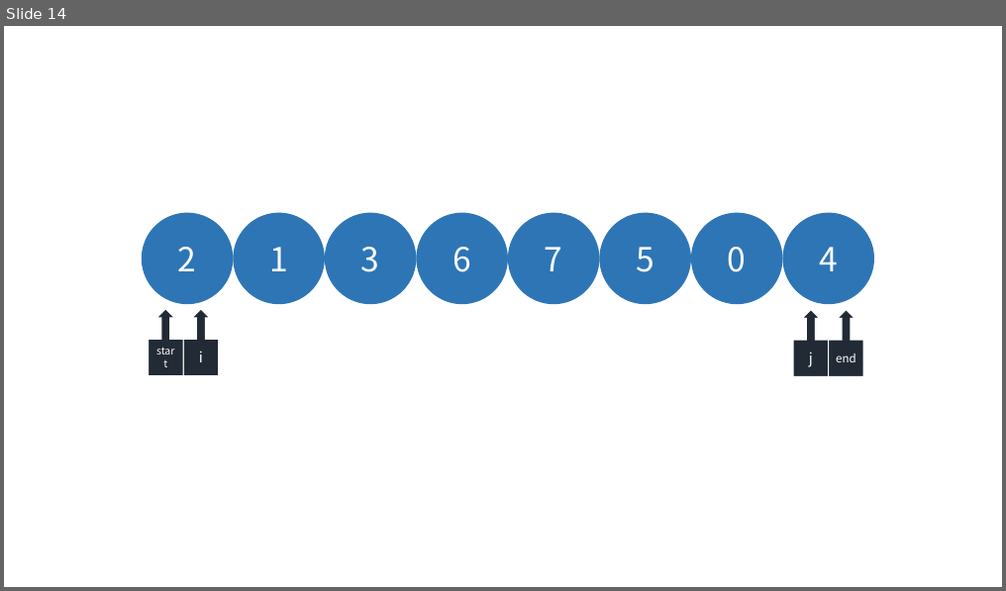
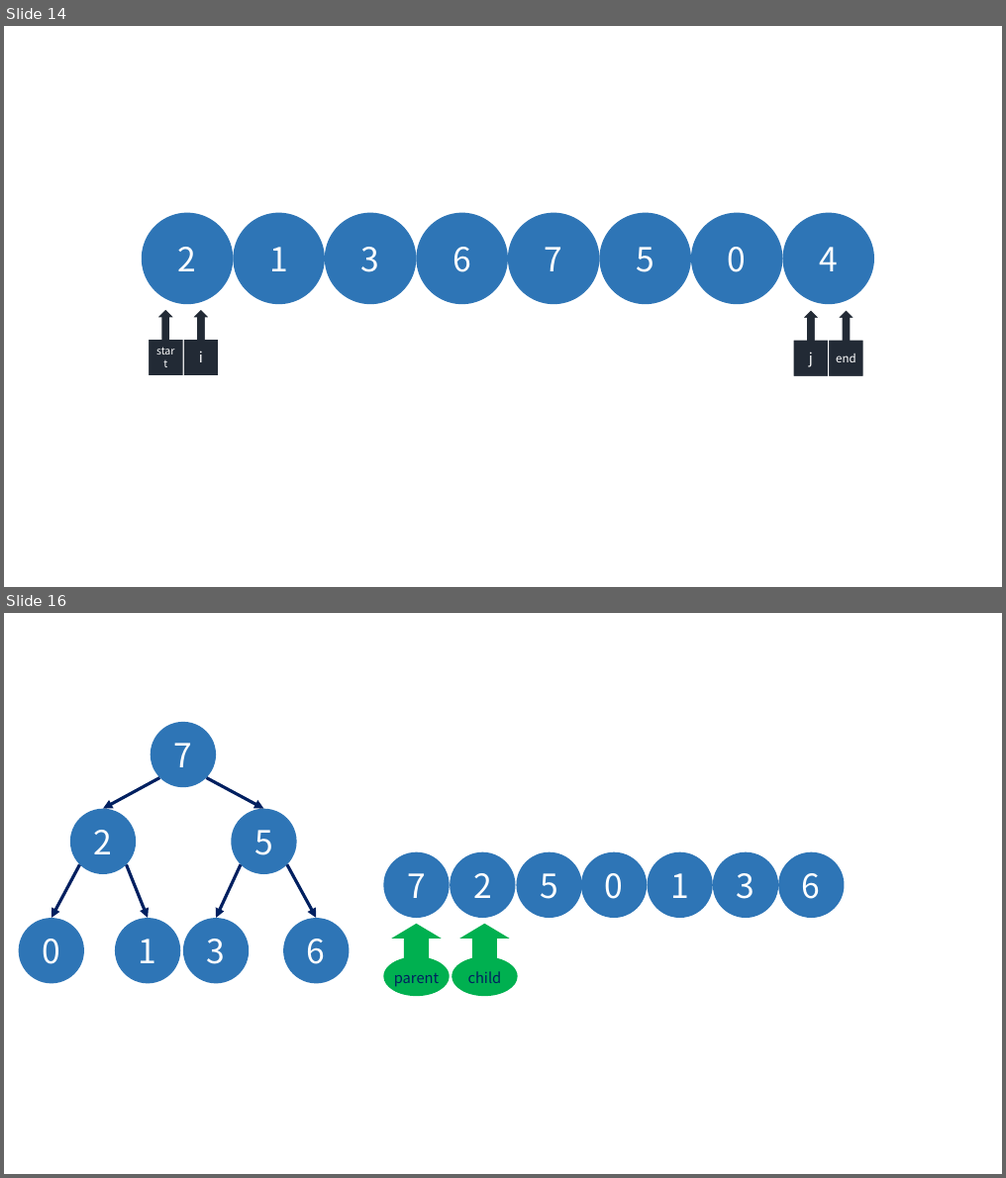
Before and after one commit to grayondream/algorithm-forth, a slide deck: ppt/sort.pptx. Shown one above the other, each under a label of ours: slide 14 before the commit, slides 14 and 16 after it; the slides between them are not shown. The pictures are 1006x591 and 1006x1178 pixels, drawn with LibreOffice and Linux fonts; fonts in the diff are those of the drawing. Boxes give left, top, right and bottom in pixels: in the first picture for what was removed or moved away, otherwise in the second. Text is boxed around its words. In the diff, an @@ line names an element or a change of style, - is before the commit and + after.

```diff
--- a/ppt/sort.pptx
+++ b/ppt/sort.pptx
@@ slide 16 added at box(4, 613, 1002, 1174), background #FFFFFF @@
@@ ellipse added at box(150, 722, 216, 787), fill #2E75B6, 32 pt, text #FFFFFF @@
+7
@@ arrow added from (159, 777) to (103, 808), #002060 3 pt @@
@@ arrow added from (206, 777) to (263, 808), #002060 3 pt @@
@@ ellipse added at box(70, 808, 136, 874), fill #2E75B6, 32 pt, text #FFFFFF @@
+2
@@ ellipse added at box(231, 808, 297, 874), fill #2E75B6, 32 pt, text #FFFFFF @@
+5
@@ arrow added from (79, 864) to (52, 918), #002060 3 pt @@
@@ arrow added from (126, 864) to (148, 918), #002060 3 pt @@
@@ arrow added from (241, 864) to (216, 918), #002060 3 pt @@
@@ arrow added from (287, 864) to (316, 918), #002060 3 pt @@
@@ ellipse added at box(383, 853, 450, 919), fill #2E75B6, 32 pt, text #FFFFFF @@
+7
@@ ellipse added at box(450, 853, 515, 919), fill #2E75B6, 32 pt, text #FFFFFF @@
+2
@@ ellipse added at box(516, 853, 582, 919), fill #2E75B6, 32 pt, text #FFFFFF @@
+5
@@ ellipse added at box(581, 853, 648, 919), fill #2E75B6, 32 pt, text #FFFFFF @@
+0
@@ ellipse added at box(648, 853, 713, 919), fill #2E75B6, 32 pt, text #FFFFFF @@
+1
@@ ellipse added at box(713, 853, 779, 919), fill #2E75B6, 32 pt, text #FFFFFF @@
+3
@@ ellipse added at box(779, 853, 845, 919), fill #2E75B6, 32 pt, text #FFFFFF @@
+6
@@ ellipse added at box(18, 918, 84, 983), fill #2E75B6, 32 pt, text #FFFFFF @@
+0
@@ ellipse added at box(115, 918, 180, 983), fill #2E75B6, 32 pt, text #FFFFFF @@
+1
@@ ellipse added at box(183, 918, 249, 983), fill #2E75B6, 32 pt, text #FFFFFF @@
+3
@@ ellipse added at box(283, 918, 350, 983), fill #2E75B6, 32 pt, text #FFFFFF @@
+6
@@ freeform shape added at box(383, 924, 450, 996), fill #00B050, 14 pt, text #002060 @@
+parent
@@ freeform shape added at box(451, 924, 518, 996), fill #00B050, 14 pt, text #002060 @@
+child
```
Also in this commit, not shown: 1 slide changed, 2 other files.
